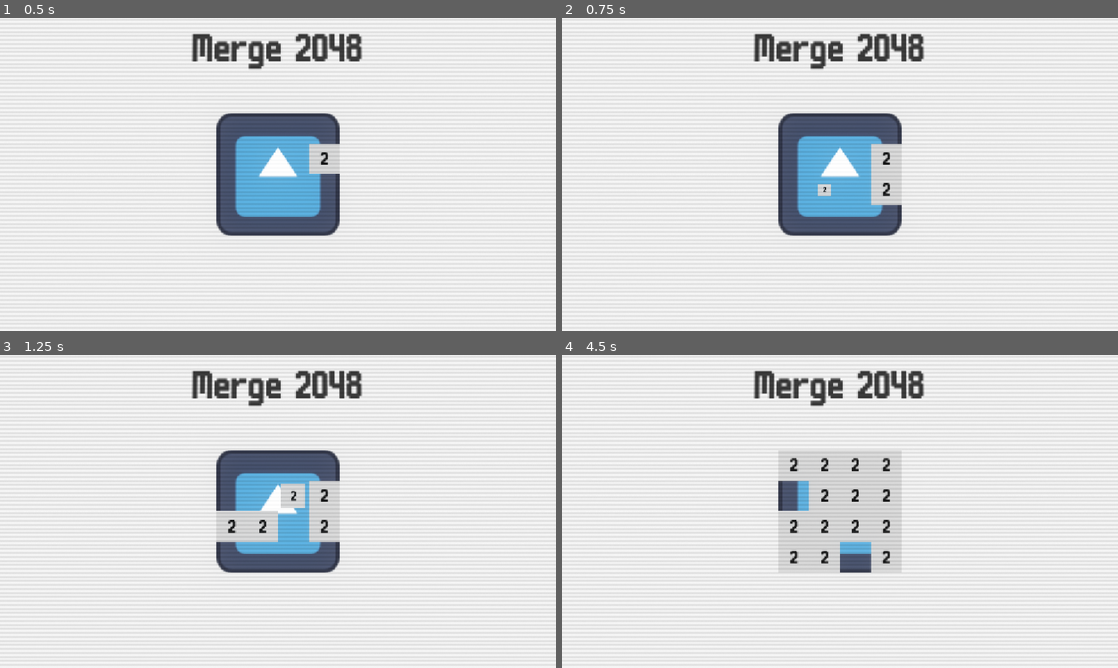
Above: before the commit, frames 1-4 (two rows, left to right).
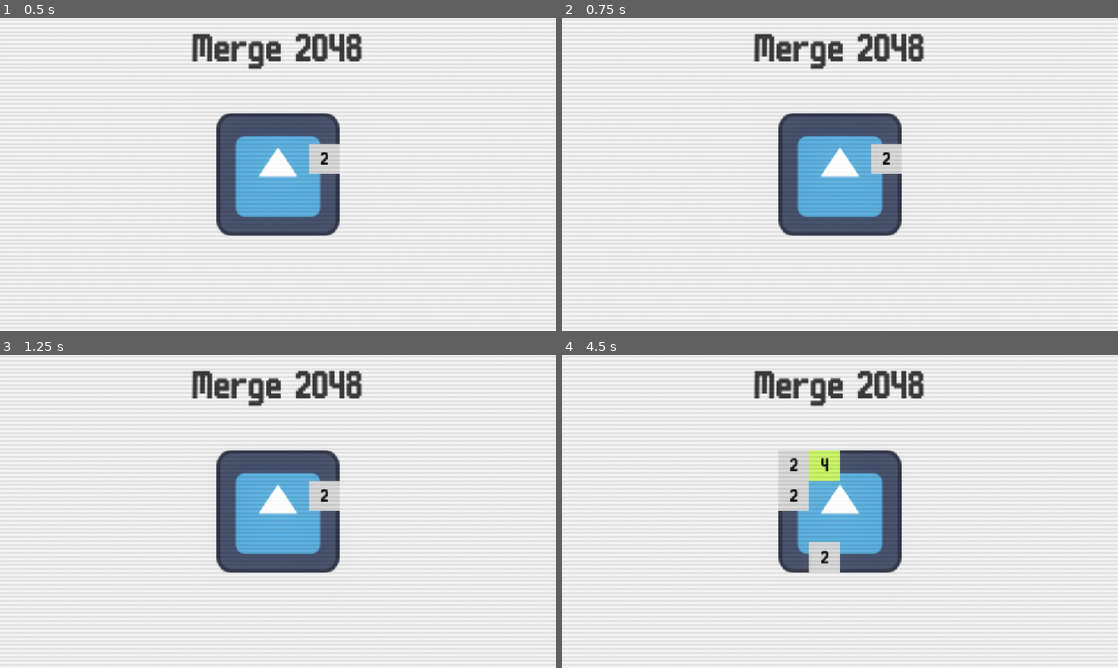
Above: after the commit, the same moments.

Repository: ancoder-games/2048
Game: Godot game, scene res://src/core/main/main.tscn
The game is run twice, just before and just after one commit, with the same random seed, the same clock (stepped at 60 frames per second) and the same inputs. The engine's default icon, where the game draws it, is replaced by a stand-in: a white triangle on a blue panel in a dark square.
Inputs (mouse positions are in pixels of both pictures, inside the frame that each line leads up to):
- Up to frame 1 (0.5 s): no input
- Up to frame 2 (0.75 s): tap Enter (ui_accept) at 0.5, 0.6 s; move the mouse to (962, 158) at 0.52 s; hold Right (right) from 0.53 s (still down); click (962, 158) at 0.67 s
- Up to frame 3 (1.25 s): keep holding Right (right); tap Enter (ui_accept) at 0.77, 1.07 s
- Up to frame 4 (4.5 s): move the mouse to (728, 527) at 1.27 s; release Right (right) at 1.28 s; hold Down (down) 1.28-2.03 s; tap Alt at 1.35, 3.6 s; tap Enter (ui_accept) at 1.52, 1.55, 1.82, 2.3, 2.75, 2.85, 3.02, 3.32, 3.77, 3.8, 4.07 s; move the mouse to (895, 442) at 2.02 s; hold Right (right) 2.03-2.78 s; tap Shift at 2.1, 4.35 s; move the mouse to (812, 574) at 2.77 s; hold Up (up) 2.78-3.53 s; click (812, 574) at 2.92 s; move the mouse to (1006, 558) at 3.52 s; hold Left (left) from 3.53 s (still down); move the mouse to (673, 464) at 4.27 s

Frame 1 is identical in both runs. In frame 2, 0.6% of the frame differs, in the area x 46-62%, y 49-60%; in frame 3, 2.0%; in frame 4, 7.0%, in the area x 38-62%, y 30-70%.

Commit message:
buggy code

Diff:
--- a/src/gameplay/2048/board/board.gd
+++ b/src/gameplay/2048/board/board.gd
@@ -9,36 +9,68 @@
 	add_random_value(2)
 
 func _physics_process(_delta: float) -> void:
-	if Input.is_action_just_pressed("ui_accept"):
+	if Input.is_action_just_pressed("down"): apply_move(0)
+	if Input.is_action_just_pressed("right"): apply_move(1)
+	if Input.is_action_just_pressed("up"): apply_move(2)
+	if Input.is_action_just_pressed("left"): apply_move(3)
+	# if Input.is_action_just_pressed("ui_accept"): add_random_value(2); _render()
+
+
+func apply_move(dir: int) -> void:
+	var moves: Array[Grid4x4.Move] = []
+	board.perform_move(moves, dir)
+	board.normalize_moves_rotation(moves, dir)
+	await animate_moves(moves)
+	if not moves.is_empty():
 		add_random_value(2)
+	# _render()
+
+func animate_moves(moves: Array[Grid4x4.Move]) -> void:
+	if moves.is_empty(): return
+	var tween: Tween = create_tween()
+	for move: Grid4x4.Move in moves:
+		var target: Tile = tiles[move.from]
+		tween.parallel().tween_property(target, "position", pos_to_position(move.to), 0.1).set_ease(Tween.EASE_IN)
+		if !move.merge:
+			tiles.erase(move.from)
+			tiles[move.to] = target
+
+	await tween.finished
+
+	for move: Grid4x4.Move in moves:
+		if move.merge:
+			tiles[move.from].queue_free()
+			tiles[move.to].queue_free()
+			tiles.erase(move.from)
+			tiles.erase(move.to)
+			add_value_at(move.to, board.get_cell(move.to))
 
 func add_random_value(value: int) -> void:
 	var free: Array[Vector2i] = board.get_available_cells()
 	if free.is_empty(): return
 	var random: Vector2i = free.pick_random()
-	board.set_cell(random, value)
-	add_tile(random, value)
+	add_value_at(random, value)
+
+func add_value_at(pos: Vector2i, value: int) -> void:
+	board.set_cell(pos, value)
+	add_tile(pos, value)
 
 func add_tile(pos: Vector2i, value: int) -> void:
 	var tile: Tile = Tile.create(value)
 	tiles[pos] = tile
 	add_child(tile)
-	tile.position = (pos * TILE_SIZE) + ((TILE_SIZE / 2) * Vector2i.ONE) - ((TILE_SIZE * 2) * Vector2.ONE)
+	tile.position = pos_to_position(pos)
 
-## Direction:
-## DOWN  0 (Do zero rotations)
-## RIGHT 1 (Do one rotation)
-## UP    2 (Do two rotations)
-## LEFT  3 (Do three rotations)
-func perform_move(dir: int) -> void:
-	# First rotate the board
-	for _i: int in dir:
-		board.rotate_cw()
+func pos_to_position(pos: Vector2i) -> Vector2:
+	return (pos * TILE_SIZE) + ((TILE_SIZE / 2) * Vector2i.ONE) - ((TILE_SIZE * 2) * Vector2.ONE)
 
-	for y: int in range(2, 0, -1):
-		for x: int in range(0, 4, 1):
-			pass
+func _render() -> void:
+	for tile: Tile in tiles.values():
+		tile.queue_free()
+	tiles.clear()
 
-	# Return the board to its normal orientation
-	for _i: int in dir:
-		board.rotate_ccw()
+	for y: int in 4:
+		for x: int in 4:
+			var value: int = board.get_cell(Vector2i(x, y))
+			if value != -1:
+				add_tile(Vector2i(x, y), value)
--- a/src/gameplay/2048/board/grid.gd
+++ b/src/gameplay/2048/board/grid.gd
@@ -9,43 +9,125 @@
 var _grid: Projection
 
 func _init() -> void:
-    _grid = Projection(EMPTY_ROW, EMPTY_ROW, EMPTY_ROW, EMPTY_ROW)
+	_grid = Projection(EMPTY_ROW, EMPTY_ROW, EMPTY_ROW, EMPTY_ROW)
 
 func _to_string() -> String:
-    return str(_grid)
+	return str(_grid)
 
 func get_cell(pos: Vector2i) -> int:
-    return _grid[pos.y][pos.x]
+	return _grid[pos.y][pos.x]
 
 func set_cell(pos: Vector2i, value: int) -> void:
-    _grid[pos.y][pos.x] = value
+	_grid[pos.y][pos.x] = value
 
 func get_available_cells() -> Array[Vector2i]:
-    var empty: Array[Vector2i]
-    for y: int in 4:
-        for x: int in 4:
-            if get_cell(Vector2i(x, y)) == EMPTY:
-                empty.append(Vector2i(x, y))
-    return empty
+	var empty: Array[Vector2i]
+	for y: int in 4:
+		for x: int in 4:
+			if get_cell(Vector2i(x, y)) == EMPTY:
+				empty.append(Vector2i(x, y))
+	return empty
 
-func move_down() -> void:
-    pass
+func furthest_move_down_point(pos: Vector2i) -> Vector2i:
+	while pos.y < 3 and get_cell(Vector2i(pos.x, pos.y + 1)) == EMPTY:
+		pos.y += 1
+	return pos
 
 ## Rotates clockwise once,
-## 1 Time  =  Left face down
+## 1 Time  =  Right face down
 ## 2 Times =  Top face down
-## 3 Times =  Right face down
+## 3 Times =  Left face down
 func rotate_cw() -> void:
-    var new_grid: Projection = Projection()
-    for y: int in 4:
-        for x: int in 4:
-            new_grid[3 - y][x] = get_cell(Vector2i(x, y))
-    _grid = new_grid
+	var new_grid: Projection = Projection()
+	for y: int in 4:
+		for x: int in 4:
+			new_grid[x][3 - y] = get_cell(Vector2i(x, y))
+	_grid = new_grid
 
-## Rotates counter-clockwise once,
-## 1 Time  =  Left face down
-## 2 Times =  Top face down
-## 3 Times =  Right face down
+func vector_rotate_cw(pos: Vector2i) -> Vector2i: return Vector2i(3 - pos.y, pos.x)
+func vector_rotate_ccw(pos: Vector2i) -> Vector2i: return Vector2i(pos.y, 3 - pos.x)
+
 func rotate_ccw() -> void:
-    for _i: int in 3:
-        rotate_cw()
+	for _i: int in 3:
+		rotate_cw()
+
+class Move:
+	var from: Vector2i
+	var to: Vector2i
+	var merge: bool
+
+	func _init(p_from: Vector2i, p_to: Vector2i, p_merge: bool) -> void:
+		from = p_from
+		to = p_to
+		merge = p_merge
+
+	func _to_string() -> String:
+		return "Move(To = %v, From = %v, Merge = %s)" % [to, from, merge]
+
+func normalize_move_rotation(move: Move, dir: int) -> Move:
+	for _i: int in dir:
+		move.from = vector_rotate_ccw(move.from)
+		move.to = vector_rotate_ccw(move.to)
+	return move
+
+func normalize_moves_rotation(moves: Array[Move], dir: int) -> void:
+	for move: Move in moves:
+		normalize_move_rotation(move, dir)
+
+## Direction:
+## DOWN  0 (Do zero rotations)
+## RIGHT 1 (Do one rotation)
+## UP    2 (Do two rotations)
+## LEFT  3 (Do three rotations)
+func perform_move(moves: Array[Move], dir: int, merge: bool = true) -> void:
+	var merged: bool = false
+	# First rotate the board
+	for _i: int in dir:
+		rotate_cw()
+
+	for y: int in range(2, -1, -1):
+		for x: int in range(0, 4, 1):
+			var origin: Vector2i = Vector2i(x, y)
+			if get_cell(origin) != EMPTY:
+				var dest: Vector2i = furthest_move_down_point(origin)
+				if dest != Vector2i(x, y):
+					set_cell(dest, get_cell(origin))
+					set_cell(origin, EMPTY)
+					var matches: Array[Move] = moves.filter(func(m: Move) -> bool: return m.to == origin)
+					var move: Move = null
+					if !matches.is_empty():
+						move = matches.get(0)
+
+					if move:
+						move.to = dest
+					else:
+						moves.append(Move.new(origin, dest, false))
+
+	if merge:
+		for y: int in range(2, -1, -1):
+			for x: int in range(0, 4, 1):
+				var origin: Vector2i = Vector2i(x, y)
+				if get_cell(origin) != EMPTY:
+					var dest: Vector2i = Vector2i(x, y + 1)
+					if y < 3 and get_cell(dest) == get_cell(origin):
+						set_cell(dest, get_cell(origin) * 2)
+						set_cell(origin, EMPTY)
+						merged = true
+
+						var matches: Array[Move] = moves.filter(func(m: Move) -> bool: return m.to == origin)
+						var move: Move = null
+						if !matches.is_empty():
+							move = matches.get(0)
+
+						if move:
+							move.to = dest
+							move.merge = true
+						else:
+							moves.append(Move.new(origin, dest, true))
+
+	# Return the board to its normal orientation
+	for _i: int in dir:
+		rotate_ccw()
+
+	if merged:
+		perform_move(moves, dir, false)
